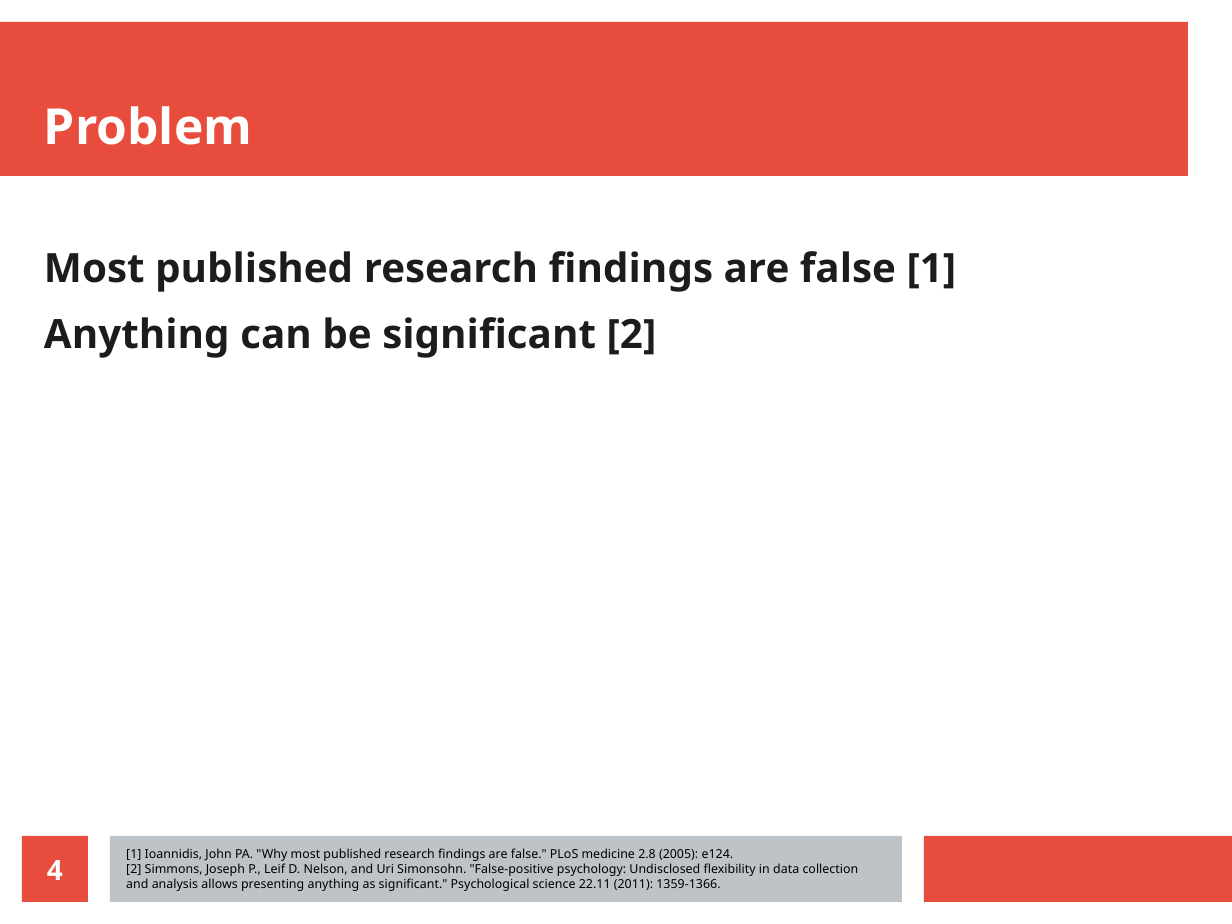
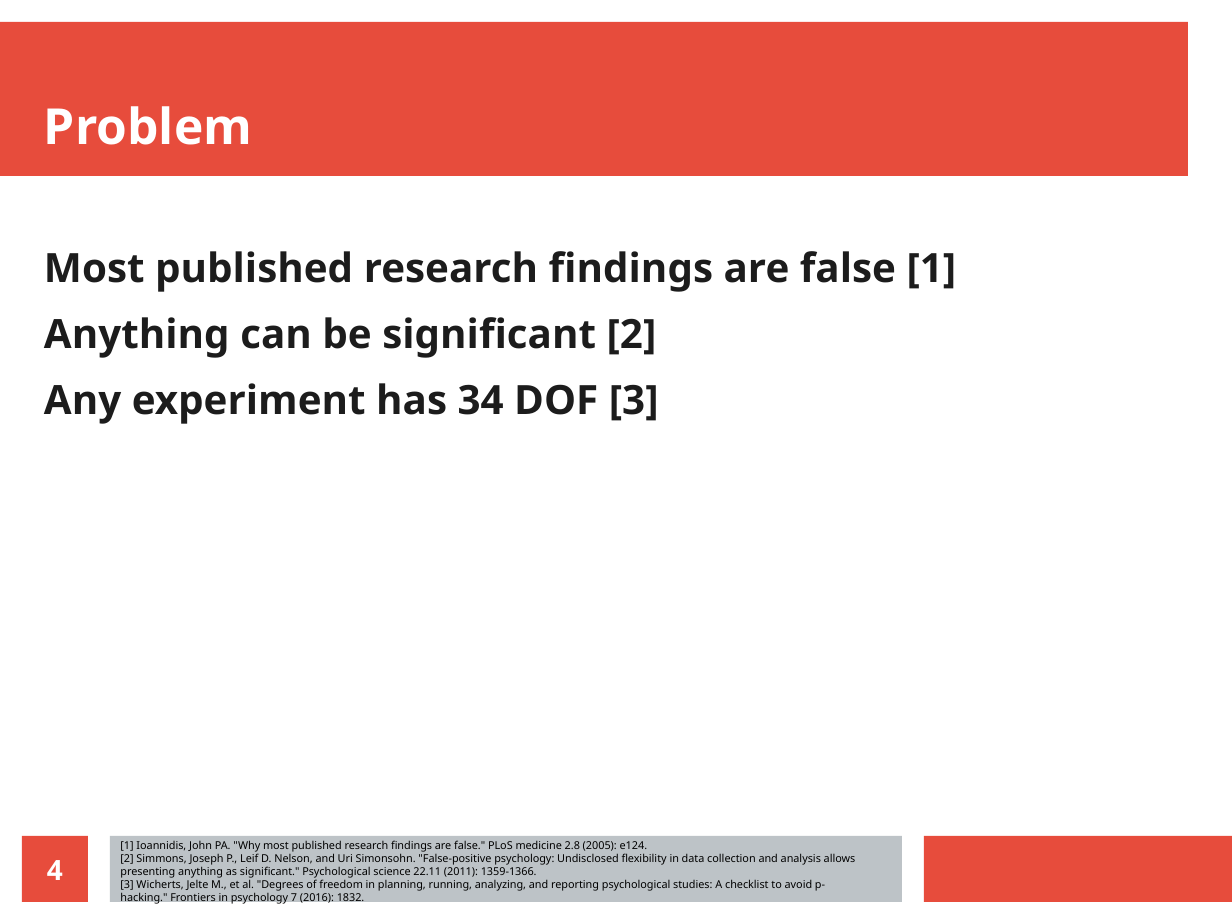
Before and after one commit to richelbilderbeek/open_science_presentation_20211111, a slide deck: slide 4 of open_science_presentation_20211111.odp. Drawn at 1232x924 pixels with LibreOffice and Linux fonts; fonts in the diff are those of the drawing. Boxes give left, top, right and bottom in pixels: in the first picture for what was removed or moved away, otherwise in the second. Text is boxed around its words. In the diff, an @@ line names an element or a change of style, - is before the commit and + after.

```diff
--- a/open_science_presentation_20211111.odp
+++ b/open_science_presentation_20211111.odp
@@ text at <box>44,383,659,424</box>: paragraph added @@
+Any experiment has 34 DOF [3]
@@ text "[1] Ioannidis, John PA. "Why ...": place and size @@
-text "[1] Ioannidis, John PA. "Why ..." at <box>126,848,859,891</box>
+text "[1] Ioannidis, John PA. "Why ..." at <box>120,840,856,905</box>
@@ text at <box>120,840,856,878</box>: size 8 to 7 pt in "[1] Ioannidis, John PA. "Why most published ...", "[2] Simmons, Joseph P., Leif D. Nelson, ..." @@
@@ text at <box>120,879,825,905</box>: paragraph added @@
+[3] Wicherts, Jelte M., et al. "Degrees of freedom in planning, running, analyzing, and reporting psychological studies: A checklist to avoid p-hacking." Frontiers in psychology 7 (2016): 1832.
```
Also in this commit, not shown: 3 other slides changed, 11 slides added, 4 other files.
